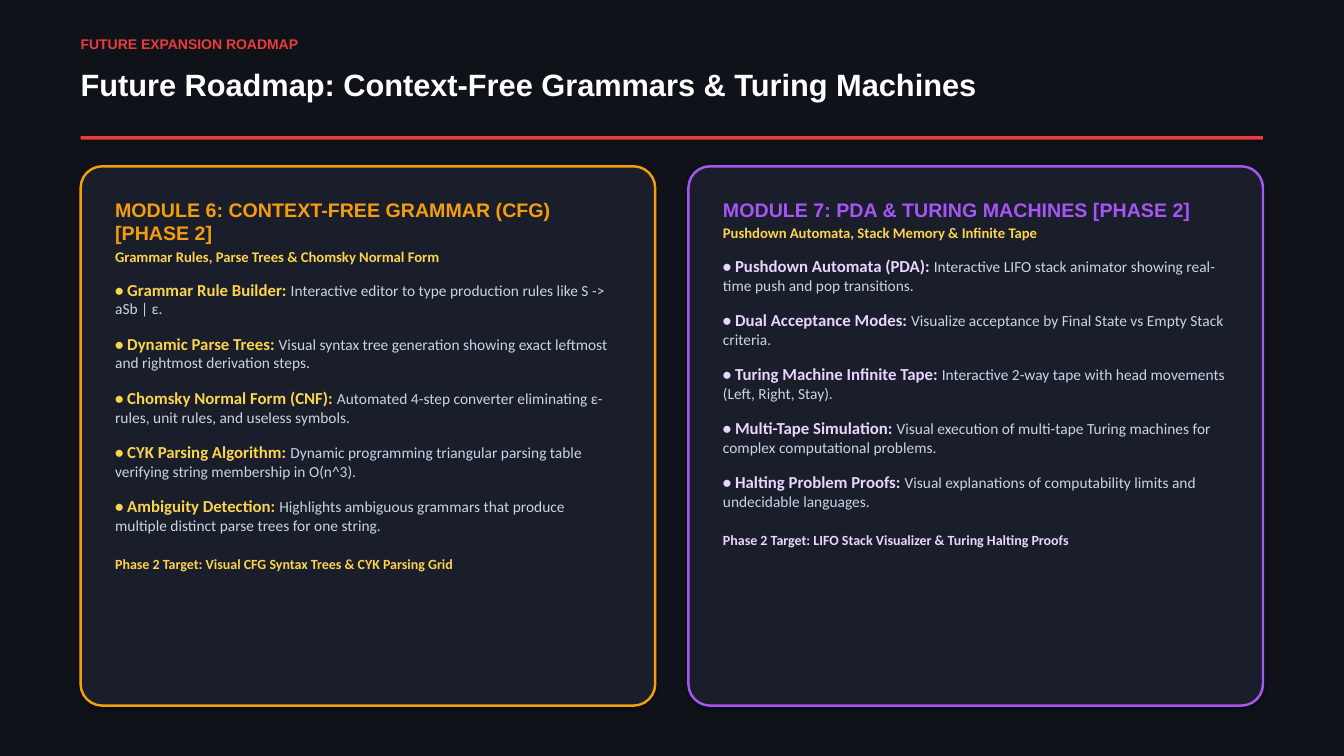
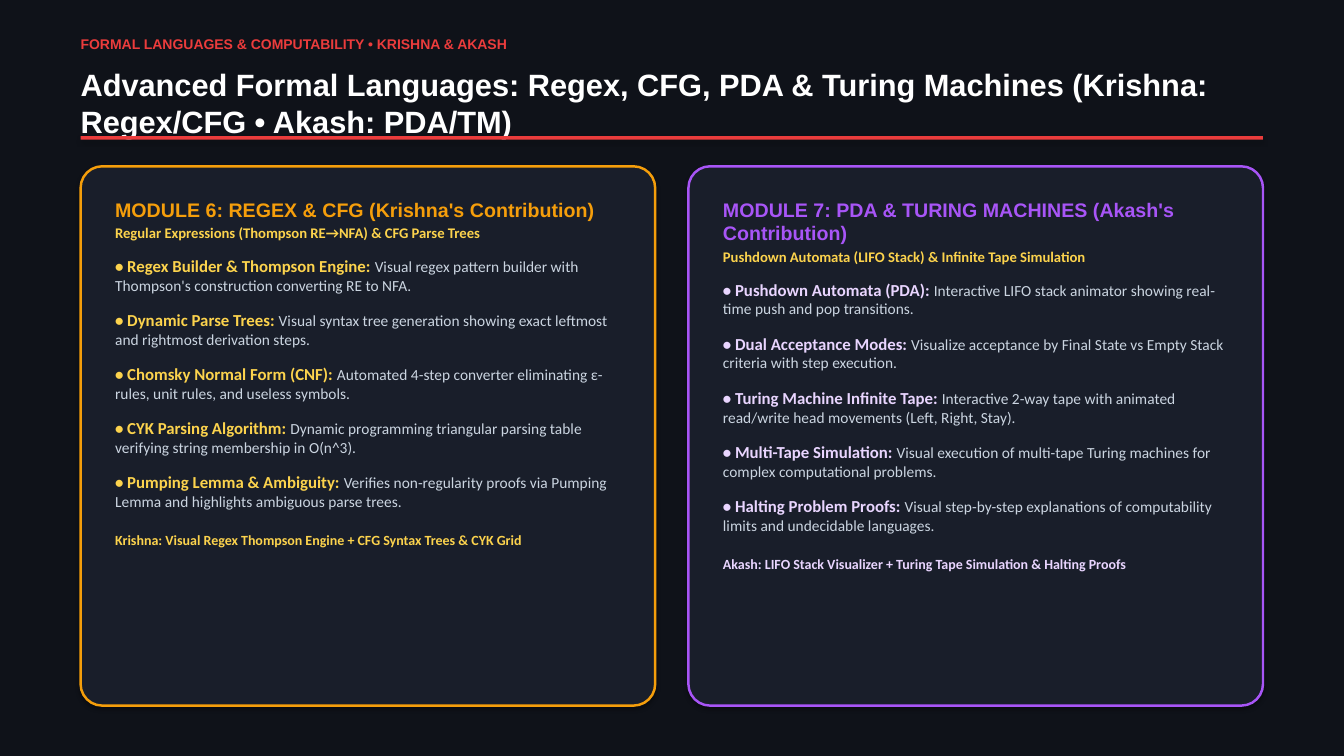
Before and after one commit to akash20065ray-sys/Logic_verse, a slide deck: slide 12 of LogicVerse_Presentation_With_Names.pptx. Drawn at 1344x756 pixels with LibreOffice and Linux fonts; fonts in the diff are those of the drawing. Boxes give left, top, right and bottom in pixels: in the first picture for what was removed or moved away, otherwise in the second. Text is boxed around its words. In the diff, an @@ line names an element or a change of style, - is before the commit and + after.

Commit message:
docs(presentation): update member roles and module breakdown matching exact specs

```diff
--- a/LogicVerse_Presentation_With_Names.pptx
+++ b/LogicVerse_Presentation_With_Names.pptx
@@ text at <box>81,39,507,49</box>: text changed @@
-FUTURE EXPANSION ROADMAP
+FORMAL LANGUAGES & COMPUTABILITY • KRISHNA & AKASH
@@ text at <box>81,73,1207,138</box>: text changed @@
-Future Roadmap: Context-Free Grammars & Turing Machines
+Advanced Formal Languages: Regex, CFG, PDA & Turing Machines (Krishna: Regex/CFG • Akash: PDA/TM)
@@ text in rounded rectangle at <box>115,202,594,294</box>: text changed @@
-MODULE 6: CONTEXT-FREE GRAMMAR (CFG) [PHASE 2]
-Grammar Rules, Parse Trees & Chomsky Normal Form
-• Grammar Rule Builder: Interactive editor to type production rules like S -> aSb | ε.
+MODULE 6: REGEX & CFG (Krishna's Contribution)
+Regular Expressions (Thompson RE→NFA) & CFG Parse Trees
+• Regex Builder & Thompson Engine: Visual regex pattern builder with Thompson's construction converting RE to NFA.
@@ text in rounded rectangle at <box>723,202,1174,265</box>: text changed @@
-MODULE 7: PDA & TURING MACHINES [PHASE 2]
-Pushdown Automata, Stack Memory & Infinite Tape
+MODULE 7: PDA & TURING MACHINES (Akash's Contribution)
+Pushdown Automata (LIFO Stack) & Infinite Tape Simulation
@@ text in rounded rectangle at <box>723,338,1223,426</box>: text changed @@
-• Dual Acceptance Modes: Visualize acceptance by Final State vs Empty Stack criteria.
-• Turing Machine Infinite Tape: Interactive 2-way tape with head movements (Left, Right, Stay).
+• Dual Acceptance Modes: Visualize acceptance by Final State vs Empty Stack criteria with step execution.
+• Turing Machine Infinite Tape: Interactive 2-way tape with animated read/write head movements (Left, Right, Stay).
@@ text in rounded rectangle at <box>115,476,606,548</box>: text changed; text colour #CBD5E1 to #FCD34D; bold on @@
-• Ambiguity Detection: Highlights ambiguous grammars that produce multiple distinct parse trees for one string.
-Phase 2 Target: Visual CFG Syntax Trees & CYK Parsing Grid
+• Pumping Lemma & Ambiguity: Verifies non-regularity proofs via Pumping Lemma and highlights ambiguous parse trees.
+Krishna: Visual Regex Thompson Engine + CFG Syntax Trees & CYK Grid
@@ text in rounded rectangle at <box>723,500,1212,572</box>: text changed @@
-• Halting Problem Proofs: Visual explanations of computability limits and undecidable languages.
-Phase 2 Target: LIFO Stack Visualizer & Turing Halting Proofs
+• Halting Problem Proofs: Visual step-by-step explanations of computability limits and undecidable languages.
+Akash: LIFO Stack Visualizer + Turing Tape Simulation & Halting Proofs
```
Also in this commit, not shown: 8 other slides changed, 2 other files.
